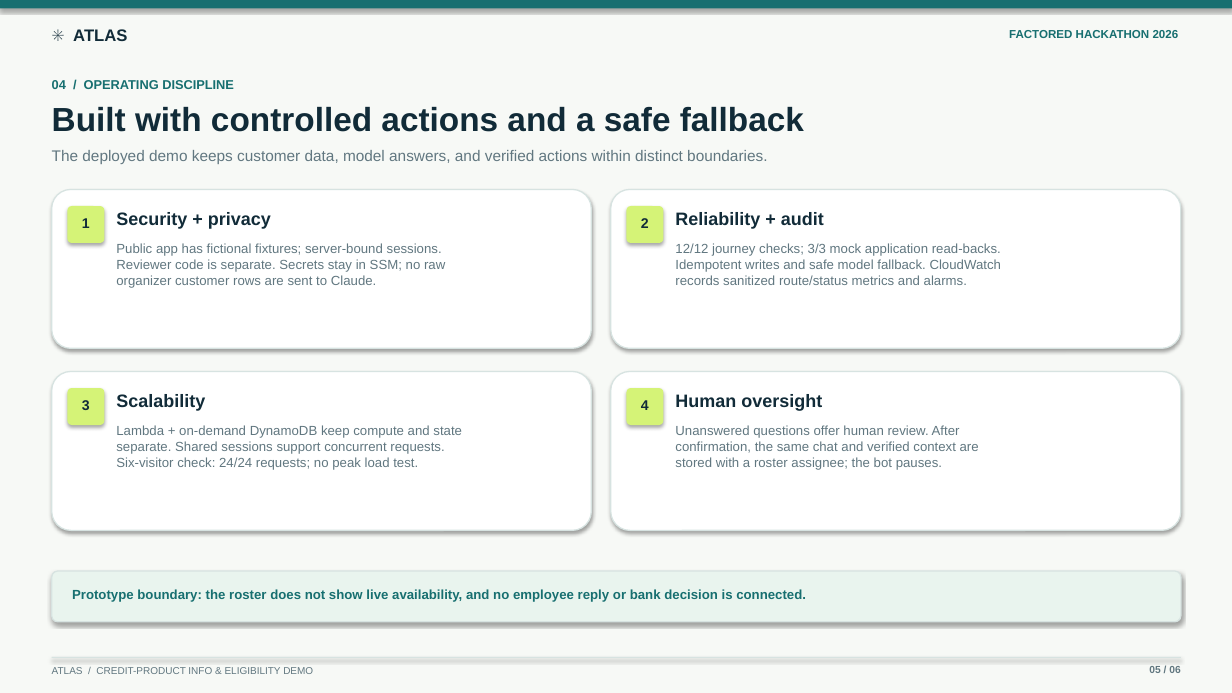
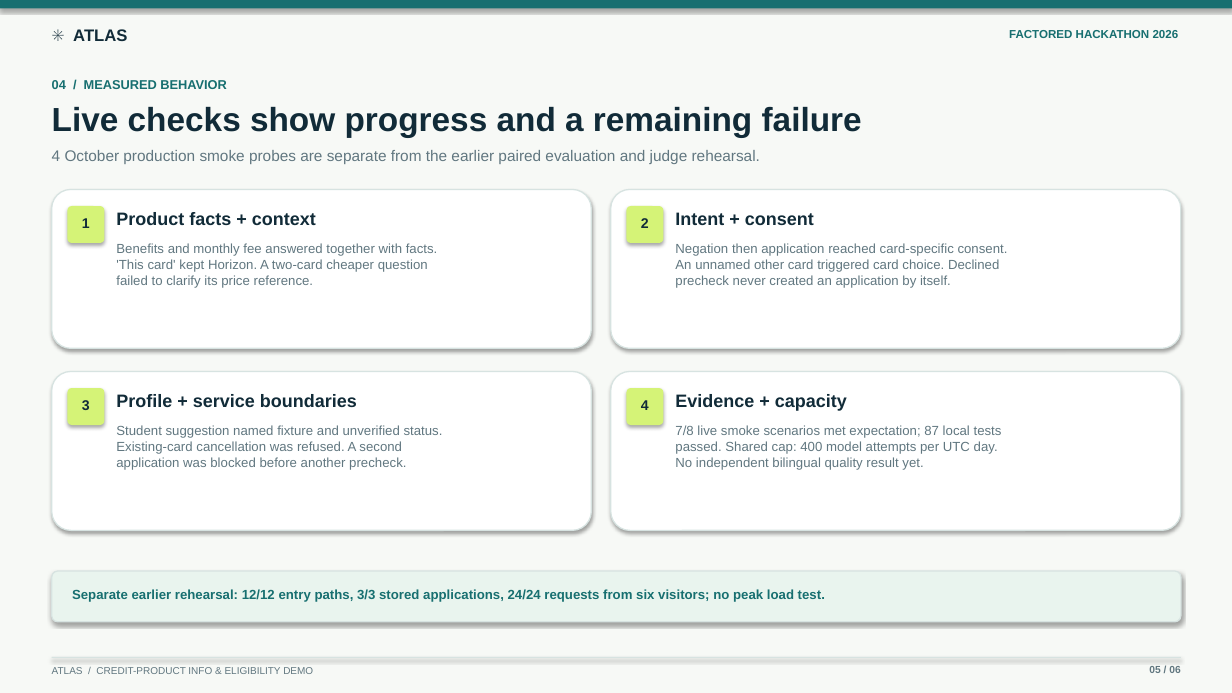
Before and after one commit to lucasswolff/factored-hackathon-2026-atlas, a slide deck: slide 5 of presentation/atlas_factored_hackathon_2026.pptx. Drawn at 1232x693 pixels with LibreOffice and Linux fonts; fonts in the diff are those of the drawing. Boxes give left, top, right and bottom in pixels: in the first picture for what was removed or moved away, otherwise in the second. Text is boxed around its words. In the diff, an @@ line names an element or a change of style, - is before the commit and + after.

Commit message:
Document live conversation checks and refresh pitch deck (#31)

```diff
--- a/presentation/atlas_factored_hackathon_2026.pptx
+++ b/presentation/atlas_factored_hackathon_2026.pptx
@@ text at [52,80,227,89]: text changed @@
-04 / OPERATING DISCIPLINE
+04 / MEASURED BEHAVIOR
@@ text at [52,107,862,137]: text changed @@
-Built with controlled actions and a safe fallback
+Live checks show progress and a remaining failure
@@ text at [52,150,760,164]: text changed @@
-The deployed demo keeps customer data, model answers, and verified actions within distinct boundaries.
+4 October production smoke probes are separate from the earlier paired evaluation and judge rehearsal.
@@ text at [116,212,316,225]: text changed @@
-Security + privacy
+Product facts + context
@@ text at [675,212,814,225]: text changed @@
-Reliability + audit
+Intent + consent
@@ text at [116,243,438,288]: text changed @@
-Public app has fictional fixtures; server-bound sessions.
-Reviewer code is separate. Secrets stay in SSM; no raw
-organizer customer rows are sent to Claude.
+Benefits and monthly fee answered together with facts.
+'This card' kept Horizon. A two-card cheaper question
+failed to clarify its price reference.
@@ text at [675,243,1008,288]: text changed @@
-12/12 journey checks; 3/3 mock application read-backs.
-Idempotent writes and safe model fallback. CloudWatch
-records sanitized route/status metrics and alarms.
+Negation then application reached card-specific consent.
+An unnamed other card triggered card choice. Declined
+precheck never created an application by itself.
@@ text at [116,394,357,407]: text changed @@
-Scalability
+Profile + service boundaries
@@ text at [675,394,847,411]: text changed @@
-Human oversight
+Evidence + capacity
@@ text at [116,425,443,470]: text changed @@
-Lambda + on-demand DynamoDB keep compute and state
-separate. Shared sessions support concurrent requests.
-Six-visitor check: 24/24 requests; no peak load test.
+Student suggestion named fixture and unverified status.
+Existing-card cancellation was refused. A second
+application was blocked before another precheck.
@@ text at [675,425,1002,470]: text changed @@
-Unanswered questions offer human review. After
-confirmation, the same chat and verified context are
-stored with a roster assignee; the bot pauses.
+7/8 live smoke scenarios met expectation; 87 local tests
+passed. Shared cap: 400 model attempts per UTC day.
+No independent bilingual quality result yet.
@@ text at [72,589,825,602]: text changed @@
-Prototype boundary: the roster does not show live availability, and no employee reply or bank decision is connected.
+Separate earlier rehearsal: 12/12 entry paths, 3/3 stored applications, 24/24 requests from six visitors; no peak load test.
```
Also in this commit, not shown: 1 other slide changed, 9 other files.
